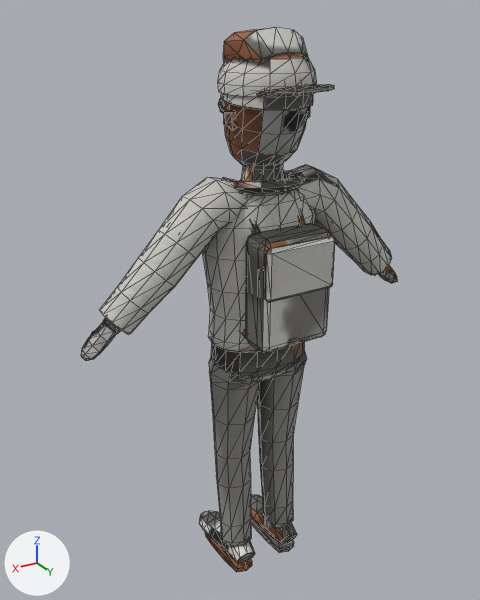
The glTF model nostalgia/assets3d/student.glb, before and after one commit.
One viewpoint serves both versions: a 50 mm camera at (5.35, 8.33, 9.39) aimed at (0.18, -0.28, 5.09). Every picture has the same lights, and +X, +Y and +Z are marked at lower left. The older version comes first. Mesh edges are drawn as thin lines. Vertices at exactly the same position are counted once.

The older version as bpy lines, for what is in view:
```python
me_student = bpy.data.meshes.new('student')
me_student.from_pydata(...)  # 2049 vertices, 3766 faces; spans x -2.96..2.96, y -1.14..1.27, z 0.0..9.23
me_student.materials.append(mat_m_student)  # picture img_student_base
ob_student = bpy.data.objects.new('student', me_student)
ob_student.location = (0.0, 0.0, 0.0)
```
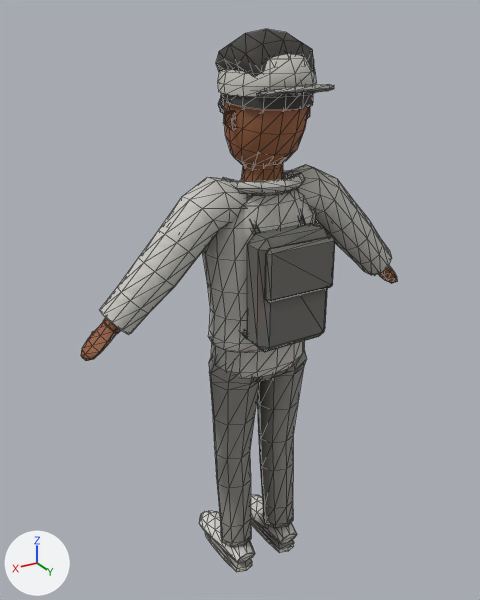
The edits, one by one:
me_student is used by ob_student; location (0.0, 0.0, 0.0).
me_student had 2049 vertices, 3766 faces and spanned x -2.96..2.96, y -1.14..1.27, z 0.0..9.23.
me_student now has 2053 vertices, 3774 faces and spans x -2.96..2.96, y -1.14..1.27, z 0.0..9.21.
me_student part 1: the loose piece of 48 vertices spanning x -0.55..0.59, y -0.38..0.64, z 8.53..9.23 is rebuilt with 84 vertices and now spans x -0.66..0.7, y -0.42..0.7, z 8.48..9.21.
Part 2, on me_student:
32 vertices are removed from x -0.59..0.59, y 0.57..1.05, z 4.81..6.5.
96 faces are deleted.
32 new faces join them.
me_student part 3: 2961 kept faces spanning x -2.96..2.96, y -1.14..1.27, z 0.0..9.07 get new texture (UV) coordinates.

Where the change shows, as pixel boxes [x1, y1, x2, y2] in the pictures (480 x 600 px):
'student', reshaped
    before: [81, 27, 397, 572]
    after: [81, 29, 397, 572]
part 1 of me_student, rebuilt
    before: [223, 27, 308, 64]
    after: [216, 29, 314, 77]
part 2 of me_student, cut back
    before: [246, 224, 332, 352]
    after: [248, 228, 330, 352]
part 3 of me_student, surface changed
    both: [81, 54, 397, 572]
